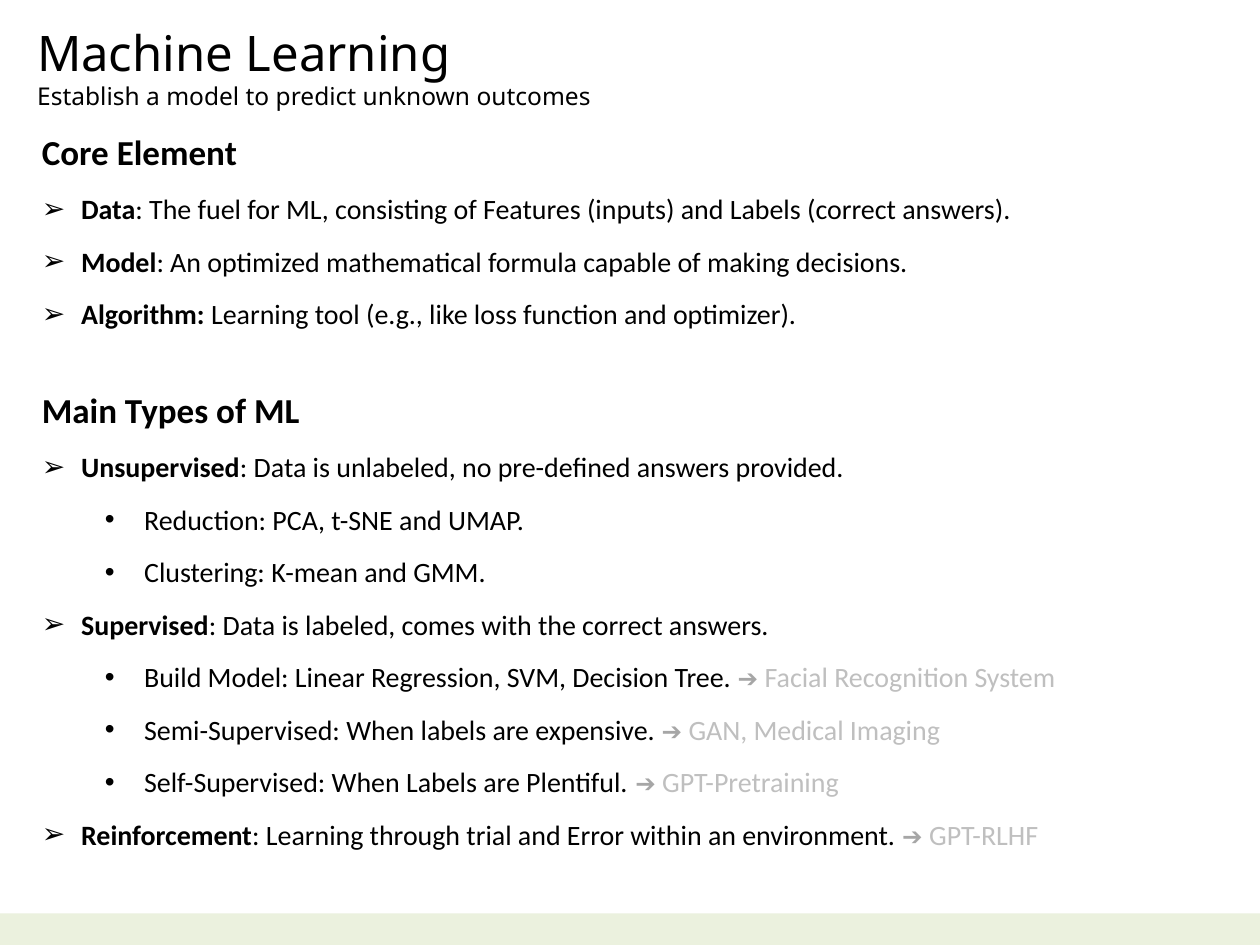
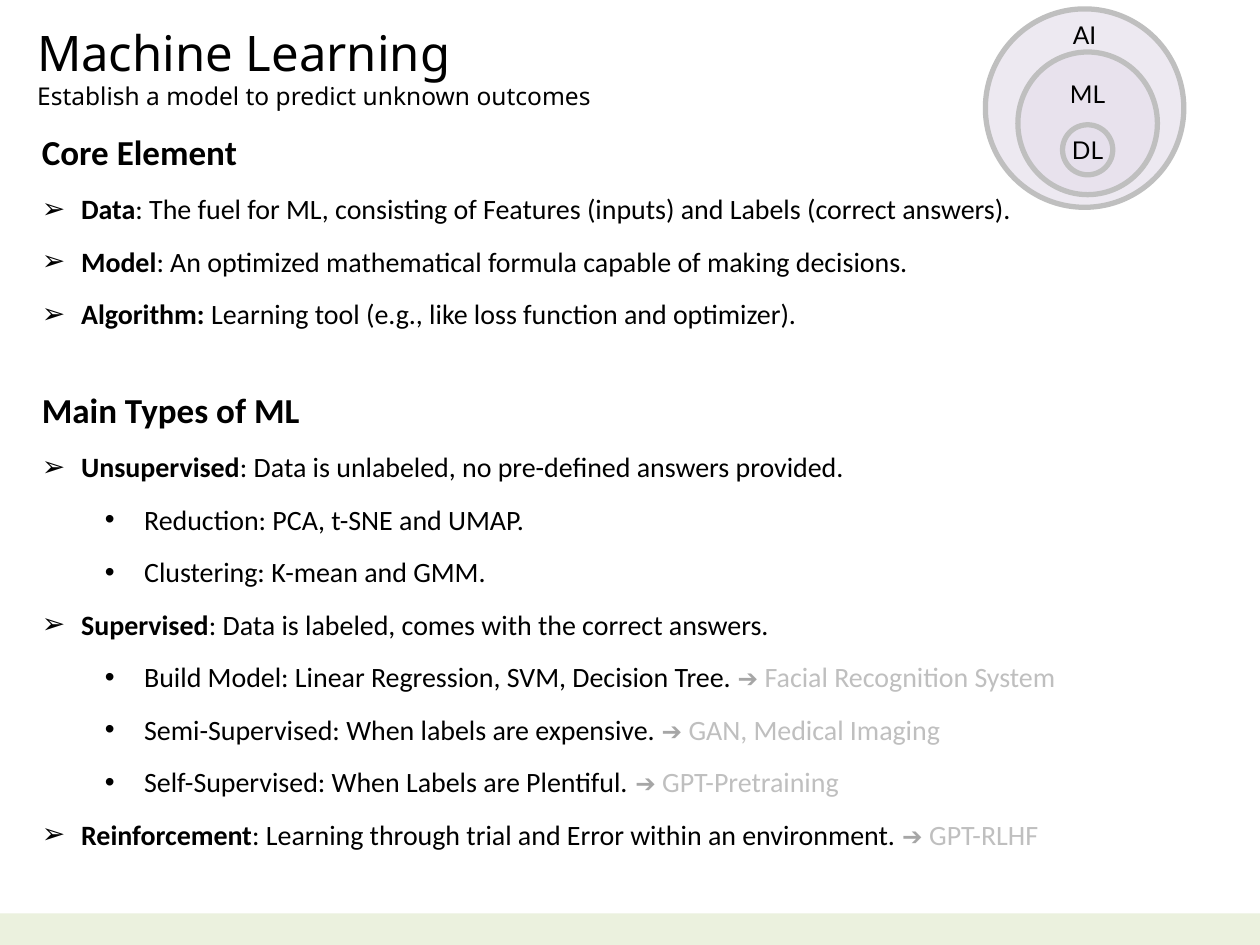
Before and after one commit to navibator/crazy-ai, a slide deck: slide 5 of ai-gemma.pptx. Drawn at 1260x945 pixels with LibreOffice and Linux fonts; fonts in the diff are those of the drawing. Boxes give left, top, right and bottom in pixels: in the first picture for what was removed or moved away, otherwise in the second. Text is boxed around its words. In the diff, an @@ line names an element or a change of style, - is before the commit and + after.

```diff
--- a/ai-gemma.pptx
+++ b/ai-gemma.pptx
@@ ellipse added at <box>985,9,1183,207</box>, fill #E6E0EC at 70% opacity, outline #BFBFBF 3 pt, 14 pt, text #000000 @@
+AI
@@ ellipse added at <box>1018,52,1158,194</box>, fill #E6E0EC at 70% opacity, outline #BFBFBF 3 pt, 14 pt, text #000000 @@
+ML
@@ ellipse added at <box>1062,125,1113,175</box>, fill #E6E0EC at 70% opacity, outline #BFBFBF 3 pt, 14 pt, text #000000 @@
+DL
```
Also in this commit, not shown: 3 other slides changed.
